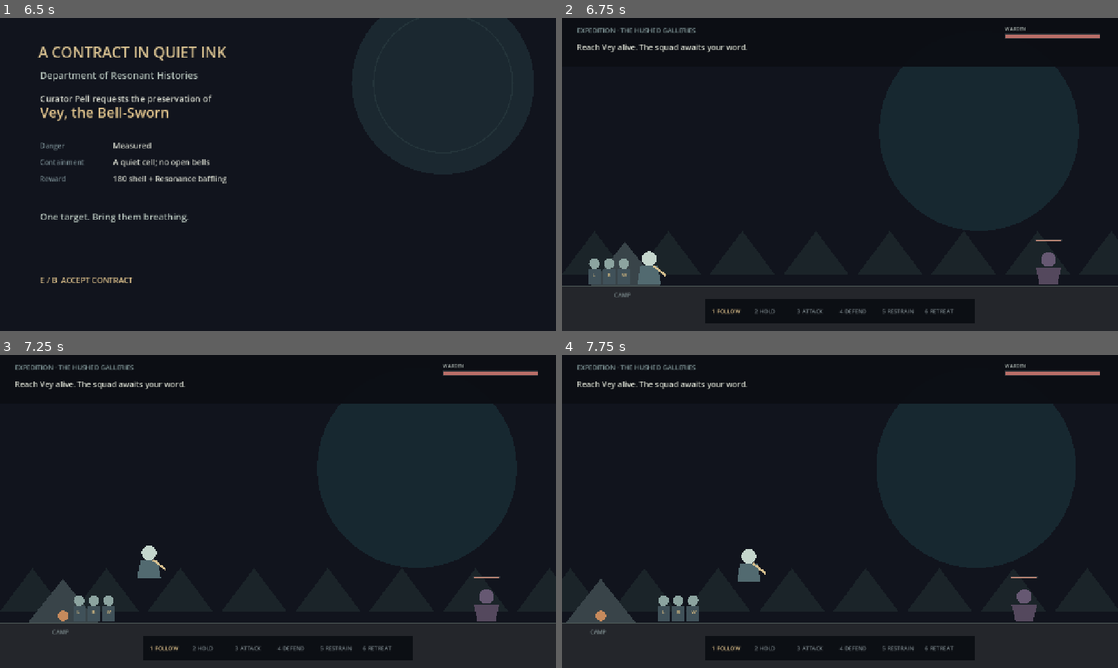
Above: before the commit, frames 1-4 (two rows, left to right).
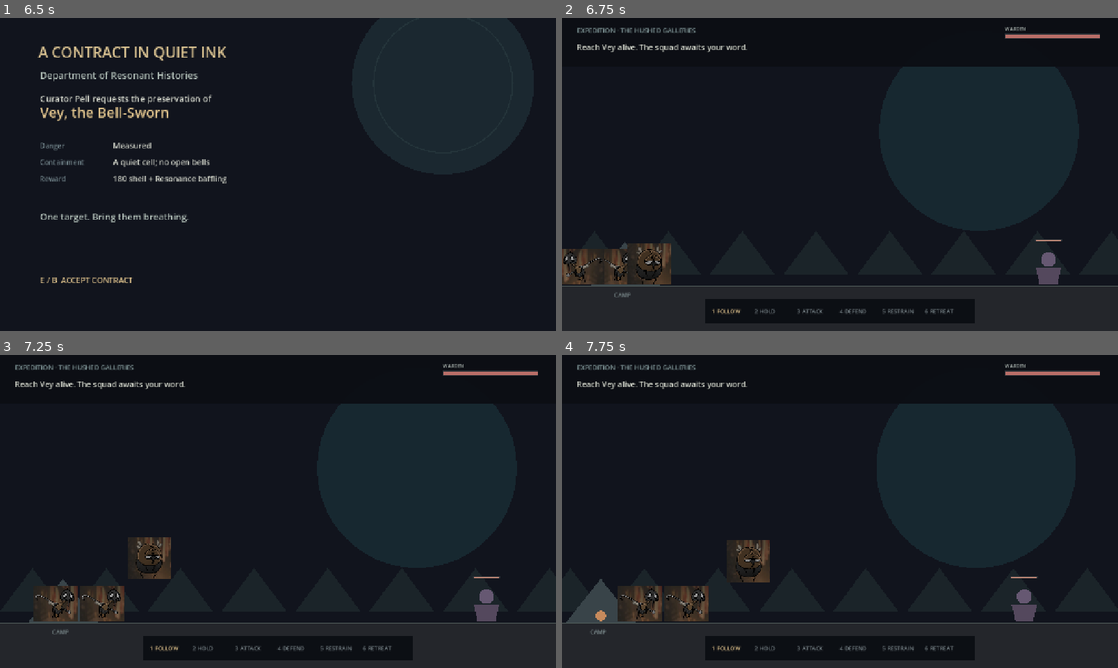
Above: after the commit, the same moments.

Repository: alexlenkoski/the-slab
Game: Godot game, scene res://scenes/main.tscn
Same seed, same stepped clock (60 frames per second), same inputs: the game is played once before the commit and once after it.
Inputs (mouse positions are in pixels of both pictures, inside the frame that each line leads up to):
- Up to frame 1 (6.5 s): tap Enter at 0.5, 2, 3.5 s; move the mouse to (400, 158) at 0.52 s; hold D (move_right) 0.53-1.28 s; tap J (attack) at 0.6 s; click (400, 158) at 0.67 s; tap Space (jump) at 0.77, 1.25, 1.52, 2.75, 3.02, 3.77, 4.25, 4.52, 6.02 s; move the mouse to (166, 190) at 1.27 s; hold A (move_left) 1.28-2.03 s; tap 3 (command_attack) at 1.35 s; move the mouse to (333, 105) at 2.02 s; hold D (move_right) 2.03-3.53 s; tap 4 (command_defend) at 2.1 s; move the mouse to (250, 237) at 2.77 s; tap 1 (command_follow) at 2.85 s; click (250, 237) at 2.92 s; move the mouse to (444, 221) at 3.52 s; hold A (move_left) 3.53-5.78 s; tap 2 (command_hold) at 3.6 s; move the mouse to (111, 127) at 4.27 s; tap 5 (command_restrain) at 4.35 s; move the mouse to (305, 174) at 5.02 s; tap 6 (command_retreat) at 5.1 s; click (305, 174) at 5.17 s; move the mouse to (194, 96) at 5.77 s; hold D (move_right) from 5.78 s (still down); tap Q (command_wheel) at 5.85 s
- Up to frame 2 (6.75 s): keep holding D (move_right); move the mouse to (962, 158) at 6.52 s; hold E (interact) from 6.53 s (still down)
- Up to frame 3 (7.25 s): keep holding D (move_right); keep holding E (interact); tap Space (jump) at 6.77 s
- Up to frame 4 (7.75 s): keep holding D (move_right); move the mouse to (728, 527) at 7.27 s; release E (interact) at 7.28 s; tap J (attack) at 7.35 s; click (728, 527) at 7.42 s; tap Space (jump) at 7.52 s

Frame 1 is identical in both runs. In frame 2, 2.1% of the frame differs, in the area x 0-20%, y 72-86%; in frame 3, 2.4%; in frame 4, 2.4%, in the area x 10-38%, y 59-86%.

Commit message:
Refine prototype characters and containment

Diff:
--- a/project.godot
+++ b/project.godot
@@ -1,5 +1,10 @@
 ; Engine configuration file.
-; Open this directory with Godot 4.3 or newer.
+; It's best edited using the editor UI and not directly,
+; since the parameters that go here are not all obvious.
+;
+; Format:
+;   [section] ; section goes between []
+;   param=value ; assign values to parameters
 
 config_version=5
 
@@ -7,6 +12,7 @@
 
 config/name="The Warden of the Slab — Prototype"
 run/main_scene="res://scenes/main.tscn"
+config/features=PackedStringArray("4.7")
 
 [display]
 
@@ -20,4 +26,3 @@
 
 renderer/rendering_method="gl_compatibility"
 renderer/rendering_method.mobile="gl_compatibility"
-textures/default_filters/use_nearest_mipmap_filter=false
--- a/scripts/game.gd
+++ b/scripts/game.gd
@@ -1,7 +1,7 @@
 extends Node2D
 
-# A dependency-free vertical slice. Geometry, animation, and UI are drawn in code
-# so the prototype can be opened without importing external assets.
+# A dependency-free vertical slice. Character textures live in the repository;
+# remaining geometry, animation, and UI are drawn in code.
 
 const VIEW := Vector2(1280.0, 720.0)
 const GROUND_Y := 590.0
@@ -9,6 +9,17 @@
 const PLAYER_SPEED := 285.0
 const JUMP_SPEED := 610.0
 const GRAVITY := 1650.0
+const WARDEN_TEXTURE_PATH := "res://assets/characters/warden.png"
+const WARDEN_DRAW_HEIGHT := 96.0
+const GUARD_TEXTURE_PATH := "res://assets/characters/guard.png"
+const GUARD_DRAW_HEIGHT := 82.0
+const SQUAD_FOLLOW_FIRST_OFFSET := 70.0
+const SQUAD_FOLLOW_SPACING := 115.0
+const ESCORT_PRISONER_OFFSET := 150.0
+const ESCORT_GUARD_OFFSET := 75.0
+const ESCORT_MINIMUM_LEAD := 55.0
+const VEY_ESCAPE_SPEED := 260.0
+const VEY_ESCAPE_EXIT_X := 1325.0
 
 enum Phase { BRIEFING, EXPEDITION, SLAB, OUTCOME }
 enum Order { FOLLOW, HOLD, ATTACK, DEFEND, RESTRAIN, RETREAT }
@@ -36,15 +47,22 @@
 var emergency_delay := 3.0
 var cell_integrity := 100.0
 var raiders: Array[Dictionary] = []
+var vey_escaped := false
 var slab_message := "The prisoner is restless. Tend the Slab before departure."
 var coins := 20
 var result := {}
 var elapsed := 0.0
+var warden_texture: Texture2D
+var guard_texture: Texture2D
 
 
 func _ready() -> void:
 	process_mode = Node.PROCESS_MODE_ALWAYS
 	_setup_input()
+	if ResourceLoader.exists(WARDEN_TEXTURE_PATH):
+		warden_texture = load(WARDEN_TEXTURE_PATH) as Texture2D
+	if ResourceLoader.exists(GUARD_TEXTURE_PATH):
+		guard_texture = load(GUARD_TEXTURE_PATH) as Texture2D
 	var file := FileAccess.open("res://data/prototype_content.json", FileAccess.READ)
 	if file:
 		content = JSON.parse_string(file.get_as_text())
@@ -102,9 +120,8 @@
 
 func _reset_squad() -> void:
 	squad = [
-		{"pos": Vector2(115, GROUND_Y), "role": "WARD", "health": 70.0, "hold_x": 115.0},
-		{"pos": Vector2(85, GROUND_Y), "role": "BINDER", "health": 65.0, "hold_x": 85.0},
-		{"pos": Vector2(55, GROUND_Y), "role": "LANTERN", "health": 55.0, "hold_x": 55.0}
+		{"pos": Vector2(115, GROUND_Y), "role": "WARD", "health": 70.0, "hold_x": 115.0, "facing": 1.0},
+		{"pos": Vector2(85, GROUND_Y), "role": "BINDER", "health": 65.0, "hold_x": 85.0, "facing": 1.0}
 	]
 
 
@@ -212,7 +229,9 @@
 			expedition_message = "Vey falters. Order RESTRAIN and bring two squad members close."
 
 	if target.captured:
-		target.pos = target.pos.lerp(player.pos + Vector2(-55.0 * player.facing, 0), minf(1.0, delta * 5.0))
+		var escort_position: Vector2 = player.pos + Vector2(-ESCORT_PRISONER_OFFSET * player.facing, 0)
+		var proposed_position: Vector2 = target.pos.lerp(escort_position, minf(1.0, delta * 5.0))
+		target.pos = _limit_prisoner_to_forward_guard(proposed_position)
 		if player.pos.x < 235.0:
 			camp_progress = minf(1.0, camp_progress + delta / 1.0)
 			if camp_progress >= 1.0:
@@ -269,7 +288,14 @@
 		var destination: float = member.pos.x
 		match order:
 			Order.FOLLOW, Order.DEFEND:
-				destination = player.pos.x - player.facing * (55.0 + index * 34.0)
+				if target.captured:
+					# Ward leads the prisoner and Binder closes the formation behind.
+					var escort_side := 1.0 if index == 0 else -1.0
+					destination = target.pos.x + player.facing * ESCORT_GUARD_OFFSET * escort_side
+				else:
+					destination = player.pos.x - player.facing * (
+						SQUAD_FOLLOW_FIRST_OFFSET + index * SQUAD_FOLLOW_SPACING
+					)
 			Order.HOLD:
 				destination = member.hold_x
 			Order.ATTACK:
@@ -278,10 +304,28 @@
 				destination = target.pos.x + (-42.0 if index % 2 == 0 else 42.0)
 			Order.RETREAT:
 				destination = 150.0 + index * 34.0
+		if absf(destination - member.pos.x) > 0.5:
+			member.facing = signf(destination - member.pos.x)
 		member.pos.x = move_toward(member.pos.x, destination, 215.0 * delta)
 		if order == Order.ATTACK and absf(member.pos.x - target.pos.x) < 70.0 and target.health > 35.0:
 			target.health = maxf(1.0, target.health - 10.0 * delta)
 			target.stun = 0.08
+
+
+func _limit_prisoner_to_forward_guard(proposed_position: Vector2) -> Vector2:
+	var travel_direction: float = player.facing
+	var forward_guard_progress := -INF
+	for member in squad:
+		if member.health > 0.0:
+			forward_guard_progress = maxf(forward_guard_progress, member.pos.x * travel_direction)
+	if forward_guard_progress == -INF:
+		return proposed_position
+
+	var maximum_prisoner_progress := forward_guard_progress - ESCORT_MINIMUM_LEAD
+	var proposed_progress := proposed_position.x * travel_direction
+	if proposed_progress > maximum_prisoner_progress:
+		proposed_position.x = maximum_prisoner_progress * travel_direction
+	return proposed_position
 
 
 func _enter_slab() -> void:
@@ -353,6 +397,10 @@
 
 
 func _update_emergency(delta: float) -> void:
+	if vey_escaped:
+		_update_vey_escape(delta)
+		return
+
 	var living := 0
 	for raider in raiders:
 		if raider.health <= 0.0:
@@ -384,22 +432,46 @@
 		cell_integrity = minf(100.0, cell_integrity + 18.0)
 		slab_message = "The Warden braces the bindings. The cell holds a little longer."
 
+	if cell_integrity <= 0.0:
+		_release_vey()
+		return
 	if living == 0:
 		emergency_resolved = true
 		slab_message = "The breach is quiet. Take Vey east when you are ready."
-	if cell_integrity <= 0.0:
-		cell_integrity = 35.0
-		player.health = maxf(15.0, player.health - 25.0)
-		for raider in raiders:
-			raider.health = 0.0
-		emergency_resolved = true
-		slab_message = "Vey nearly escaped. The Warden chose injury over losing the prisoner."
+
+
+func _release_vey() -> void:
+	cell_integrity = 0.0
+	vey_escaped = true
+	target.captured = false
+	target.pos = Vector2(970.0, GROUND_Y)
+	player.health = maxf(15.0, player.health - 25.0)
+	for raider in raiders:
+		raider.health = 0.0
+	slab_message = "The bars give way. Vey runs for the east breach."
+
+
+func _update_vey_escape(delta: float) -> void:
+	target.pos.x += VEY_ESCAPE_SPEED * delta
+	if target.pos.x >= VEY_ESCAPE_EXIT_X:
+		_finish_escape()
+
+
+func _finish_escape() -> void:
+	phase = Phase.OUTCOME
+	result = {
+		"escaped": true,
+		"payment": 0,
+		"cell": 0,
+		"scout": scout.captured
+	}
 
 
 func _finish_prototype() -> void:
 	phase = Phase.OUTCOME
 	var payment: int = int(content.contract.payment) + (int(content.optional_prisoner.payment) if scout.captured else 0)
 	result = {
+		"escaped": false,
 		"payment": payment,
 		"cell": roundi(cell_integrity),
 		"scout": scout.captured,
@@ -456,7 +528,8 @@
 	_draw_camp(Vector2(145-cam, GROUND_Y))
 	if scout.active: _draw_enemy(scout.pos - Vector2(cam, 0), scout.health / 48.0, false)
 	_draw_enemy(target.pos - Vector2(cam, 0), target.health / target.max_health, true)
-	for member in squad: _draw_squad_member(member.pos - Vector2(cam, 0), member.role)
+	for member in squad:
+		_draw_squad_member(member.pos - Vector2(cam, 0), member.role, member.facing)
 	_draw_warden(player.pos - Vector2(cam, 0))
 	_draw_hud("EXPEDITION · THE HUSHED GALLERIES", expedition_message)
 	_draw_order_bar()
@@ -477,7 +550,9 @@
 	_text("BROOD", Vector2(205, 385), 15, Color("b79b8e"))
 	draw_rect(Rect2(555, 510, 150, 75), Color("384147")); _text("GUARD DESK", Vector2(567, 495), 14, Color("91a0a1"))
 	draw_rect(Rect2(895, 340, 150, 250), Color("252b30"), true)
-	for x in range(910, 1040, 24): draw_line(Vector2(x, 350), Vector2(x, 580), Color("7a8580"), 4)
+	if vey_escaped:
+		_draw_enemy(target.pos, target.health / target.max_health, true, false)
+	_draw_cell_bars()
 	_text("VEY", Vector2(952, 320), 15, Color("d6bd8b"))
 	draw_rect(Rect2(1160, 250, 85, 340), Color("30383b")); _text("EAST", Vector2(1175, 230), 14)
 	for raider in raiders:
@@ -492,6 +567,9 @@
 
 
 func _draw_outcome() -> void:
+	if result.get("escaped", false):
+		_draw_escape_outcome()
+		return
 	draw_circle(Vector2(640, 295), 195, Color("213037"))
 	draw_circle(Vector2(640, 295), 148, Color("11141d"), false, 4)
 	_title("PRESERVED", Vector2(525, 110), 35)
@@ -506,6 +584,38 @@
 	_prompt("E / B  BEGIN AGAIN", Vector2(520, 650))
 
 
+func _draw_escape_outcome() -> void:
+	draw_circle(Vector2(640, 295), 195, Color("32252a"))
+	draw_circle(Vector2(640, 295), 148, Color("11141d"), false, 4)
+	_title("CONTAINMENT BROKEN", Vector2(455, 110), 35)
+	_text("Vey, the Bell-Sworn", Vector2(515, 176), 25, Color("d79b8f"))
+	_text("has fled alive into Pharloom.", Vector2(490, 215), 19)
+	_text("Payment", Vector2(390, 355), 16, Color("74878d")); _text("0 shell", Vector2(610, 355), 20)
+	_text("Preservation", Vector2(390, 392), 16, Color("74878d")); _text("not completed", Vector2(610, 392), 20)
+	_text("Optional prisoner", Vector2(390, 429), 16, Color("74878d")); _text("secured" if result.scout else "left free", Vector2(610, 429), 20)
+	_text("The Choir bought Vey a road into the dark.", Vector2(440, 520), 18, Color("b9c7bf"))
+	_text("The target remains alive—and at large.", Vector2(460, 557), 17, Color("bd8175"))
+	_prompt("E / B  BEGIN AGAIN", Vector2(520, 650))
+
+
+func _draw_cell_bars() -> void:
+	if not vey_escaped:
+		for x in range(910, 1040, 24):
+			draw_line(Vector2(x, 350), Vector2(x, 580), Color("7a8580"), 4)
+		return
+
+	# Split and offset the center bars to leave a visibly broken opening.
+	for index in range(6):
+		var x := 910.0 + index * 24.0
+		if index == 0 or index == 5:
+			draw_line(Vector2(x, 350), Vector2(x + (5.0 if index == 0 else -5.0), 580), Color("626b68"), 4)
+			continue
+		var bend := -13.0 if index % 2 == 0 else 11.0
+		var break_y := 425.0 + (index % 3) * 13.0
+		draw_line(Vector2(x, 350), Vector2(x + bend, break_y), Color("7a8580"), 4)
+		draw_line(Vector2(x - bend * 0.7, break_y + 42.0), Vector2(x + bend * 1.4, 580), Color("626b68"), 4)
+
+
 func _draw_hud(location: String, message: String) -> void:
 	draw_rect(Rect2(0, 0, VIEW.x, 112), Color(0.045, 0.055, 0.075, 0.94))
 	_text(location, Vector2(34, 34), 15, Color("83999b"))
@@ -525,18 +635,42 @@
 func _draw_warden(pos: Vector2) -> void:
 	var blink := invulnerable > 0.0 and int(elapsed * 15.0) % 2 == 0
 	if blink: return
+	if warden_texture:
+		var texture_size := warden_texture.get_size()
+		var draw_width := WARDEN_DRAW_HEIGHT * texture_size.x / texture_size.y
+		# The source artwork faces left, so invert it when the Warden faces right.
+		draw_set_transform(pos, 0.0, Vector2(-player.facing, 1.0))
+		draw_texture_rect(
+			warden_texture,
+			Rect2(-draw_width / 2.0, -WARDEN_DRAW_HEIGHT + 24.0, draw_width, WARDEN_DRAW_HEIGHT),
+			false
+		)
+		draw_set_transform(Vector2.ZERO)
+		return
 	draw_circle(pos + Vector2(0, -36), 17, Color("c4d5cc"))
 	draw_polygon(PackedVector2Array([pos+Vector2(-20,-20), pos+Vector2(20,-20), pos+Vector2(27,22), pos+Vector2(-27,22)]), PackedColorArray([Color("526a70")]))
 	draw_line(pos+Vector2(player.facing*10,-20), pos+Vector2(player.facing*39,3), Color("d8c190"), 5)
 
 
-func _draw_squad_member(pos: Vector2, role: String) -> void:
+func _draw_squad_member(pos: Vector2, role: String, facing: float) -> void:
+	if guard_texture:
+		var texture_size := guard_texture.get_size()
+		var draw_width := GUARD_DRAW_HEIGHT * texture_size.x / texture_size.y
+		# The source artwork faces left, so invert it when a guard faces right.
+		draw_set_transform(pos, 0.0, Vector2(-facing, 1.0))
+		draw_texture_rect(
+			guard_texture,
+			Rect2(-draw_width / 2.0, -GUARD_DRAW_HEIGHT + 24.0, draw_width, GUARD_DRAW_HEIGHT),
+			false
+		)
+		draw_set_transform(Vector2.ZERO)
+		return
 	draw_circle(pos + Vector2(0,-25), 12, Color("8ca4a0"))
 	draw_rect(Rect2(pos+Vector2(-14,-13), Vector2(28,35)), Color("405159"))
 	_text(role.substr(0,1), pos+Vector2(-5,5), 12, Color("d9bd83"))
 
 
-func _draw_enemy(pos: Vector2, ratio: float, primary: bool) -> void:
+func _draw_enemy(pos: Vector2, ratio: float, primary: bool, show_health: bool = true) -> void:
 	if primary and target.captured:
 		draw_circle(pos+Vector2(0,-25), 22, Color("716051"))
 		draw_line(pos+Vector2(-24,-15), pos+Vector2(24,15), Color("d9bd83"), 3)
@@ -544,7 +678,8 @@
 	var color := Color("805e63") if primary else Color("665872")
 	draw_circle(pos+Vector2(0,-34), 25 if primary else 17, color)
 	draw_polygon(PackedVector2Array([pos+Vector2(-29,-15),pos+Vector2(29,-15),pos+Vector2(20,24),pos+Vector2(-20,24)]), PackedColorArray([color.darkened(0.18)]))
-	_bar(pos+Vector2(-32,-82), Vector2(64,6), ratio, Color("b98474"), "")
+	if show_health:
+		_bar(pos+Vector2(-32,-82), Vector2(64,6), ratio, Color("b98474"), "")
 
 
 func _draw_raider(pos: Vector2) -> void:
--- a/tests/smoke_test.gd
+++ b/tests/smoke_test.gd
@@ -20,6 +20,24 @@
 
 	_check(game.content.contract.target == "Vey, the Bell-Sworn", "content data did not load")
 	_check(InputMap.has_action("command_restrain"), "prototype inputs were not registered")
+	_check(game.squad.size() == 2, "prototype expedition should begin with two squad members")
+
+	game.target.captured = true
+	game.target.pos = Vector2(1000, game.GROUND_Y)
+	game.player.facing = 1.0
+	game.order = game.Order.FOLLOW
+	for member in game.squad:
+		member.pos = game.target.pos
+	game._update_squad(0.1)
+	_check(
+		game.squad[0].pos.x > game.target.pos.x and game.squad[1].pos.x < game.target.pos.x,
+		"captured target was not positioned between its two escorts"
+	)
+	game.squad[0].pos.x = 1075.0
+	game.squad[1].pos.x = 925.0
+	var limited_position: Vector2 = game._limit_prisoner_to_forward_guard(Vector2(1200, game.GROUND_Y))
+	_check(limited_position.x == 1020.0, "captured target advanced beyond the forward escort")
+	game.target.captured = false
 
 	game.player.pos = game.target.pos - Vector2(30, 0)
 	game.player.facing = 1.0
@@ -40,6 +58,15 @@
 	_check(game.result.payment == 225, "contract and optional-prisoner payments were not combined")
 	_check(game.result.research == "Resonance baffling", "research reward was not reported")
 
+	game._release_vey()
+	_check(game.vey_escaped, "zero cell integrity did not release Vey")
+	_check(game.cell_integrity == 0.0, "broken cell retained integrity")
+	_check(not game.target.captured, "escaped Vey remained marked as captured")
+	game._update_vey_escape(2.0)
+	_check(game.phase == 3, "Vey leaving the Slab did not reach the escape outcome")
+	_check(game.result.escaped, "escape outcome was not recorded")
+	_check(game.result.payment == 0, "failed containment awarded contract payment")
+
 	game.queue_free()
 	if failures.is_empty():
 		print("SMOKE TEST PASSED: vertical-slice invariants hold")
Binary file added: assets/characters/guard.png
Not shown, added: assets/characters/guard.png.import
Binary file added: assets/characters/warden.png
Not shown, added: assets/characters/warden.png.import
Not shown, added: scripts/game.gd.uid
Not shown, added: tests/smoke_test.gd.uid
Not shown, changed: README.md
Not shown, changed: design/gameplay.md
Not shown, changed: docs/decisions/0002-first-vertical-slice.md
